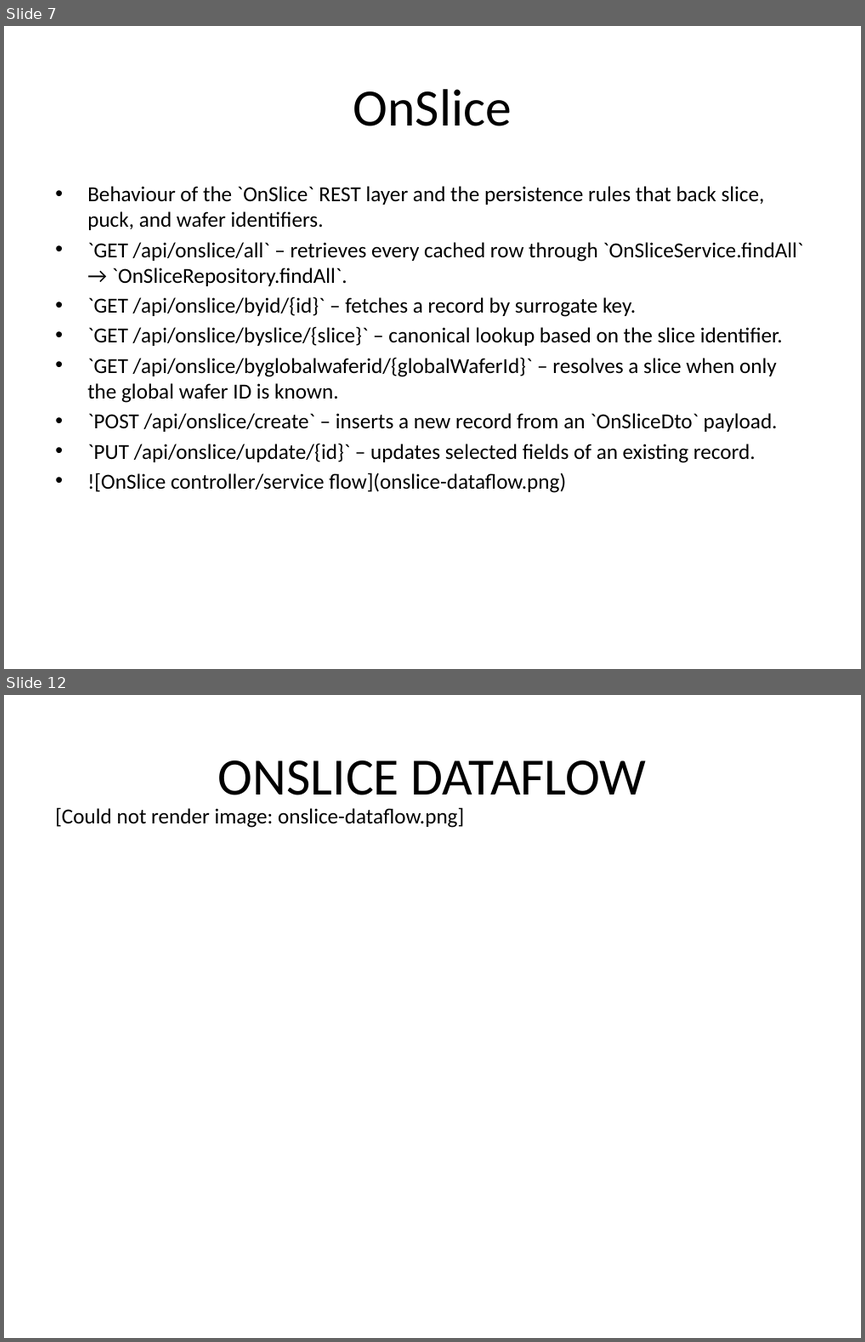
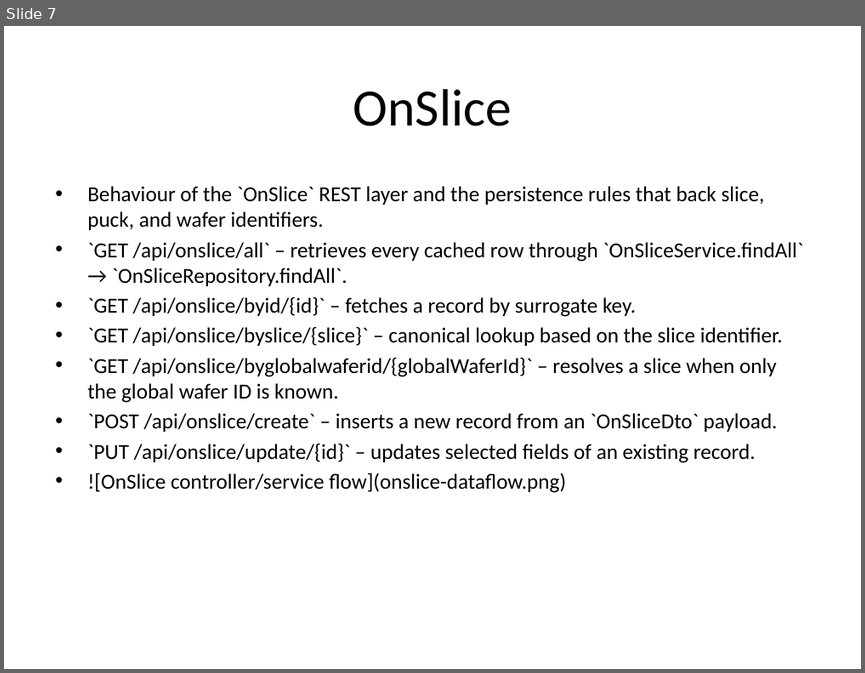
Before and after one commit to ejkorg/ert, a slide deck: docs/ERT_presentation_fullres_with_notes.pptx. Shown one above the other, each under a label of ours: slides 7 and 12 before the commit, slide 7 after it; the slides between them are not shown. The pictures are 865x1342 and 865x673 pixels, drawn with LibreOffice and Linux fonts; fonts in the diff are those of the drawing. Boxes give left, top, right and bottom in pixels: in the first picture for what was removed or moved away, otherwise in the second. Text is boxed around its words. In the diff, an @@ line names an element or a change of style, - is before the commit and + after.

```diff
--- a/docs/ERT_presentation_fullres_with_notes.pptx
+++ b/docs/ERT_presentation_fullres_with_notes.pptx
@@ slide 12 removed at <box>4,695,861,1338</box>, background #FFFFFF @@
@@ title removed at <box>218,760,646,795</box> @@
-ONSLICE DATAFLOW
@@ text removed at <box>55,807,464,828</box> @@
-[Could not render image: onslice-dataflow.png]
```
Also in this commit, not shown: 8 slides added, 4 other slides removed, 52 other files.
